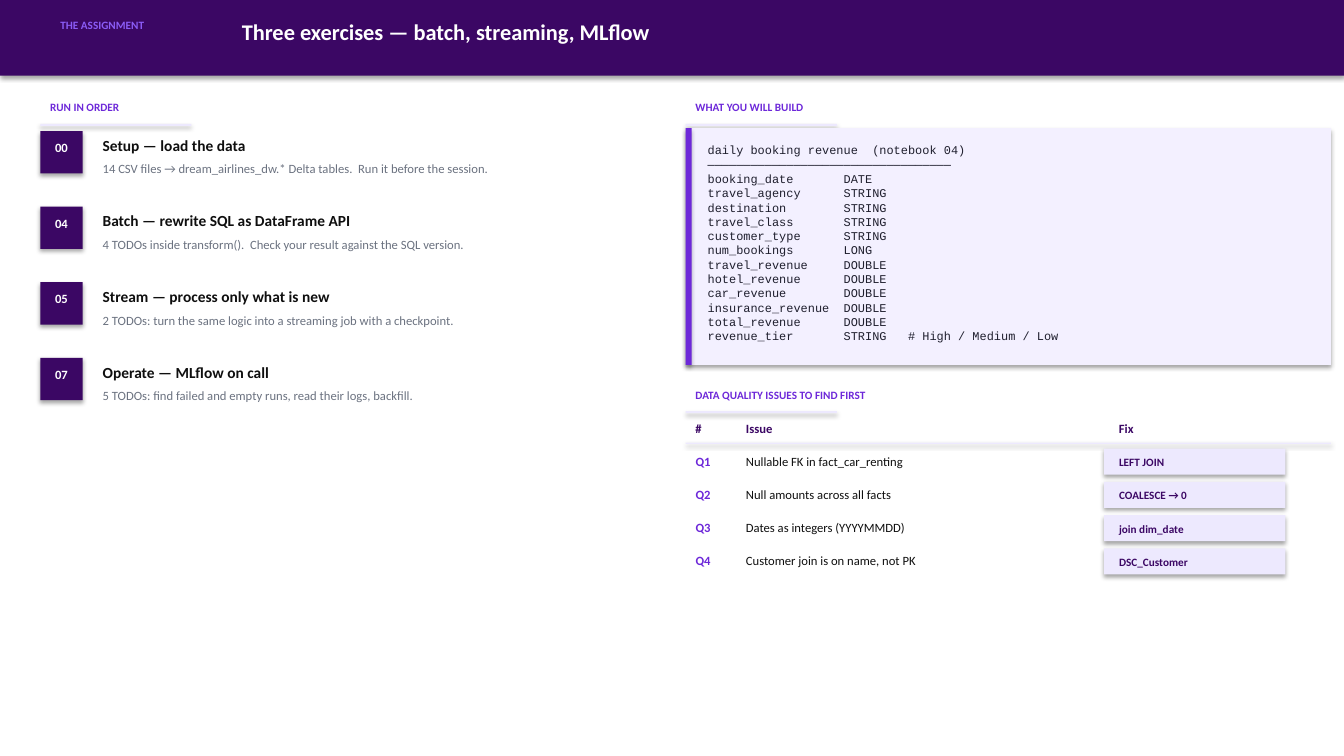
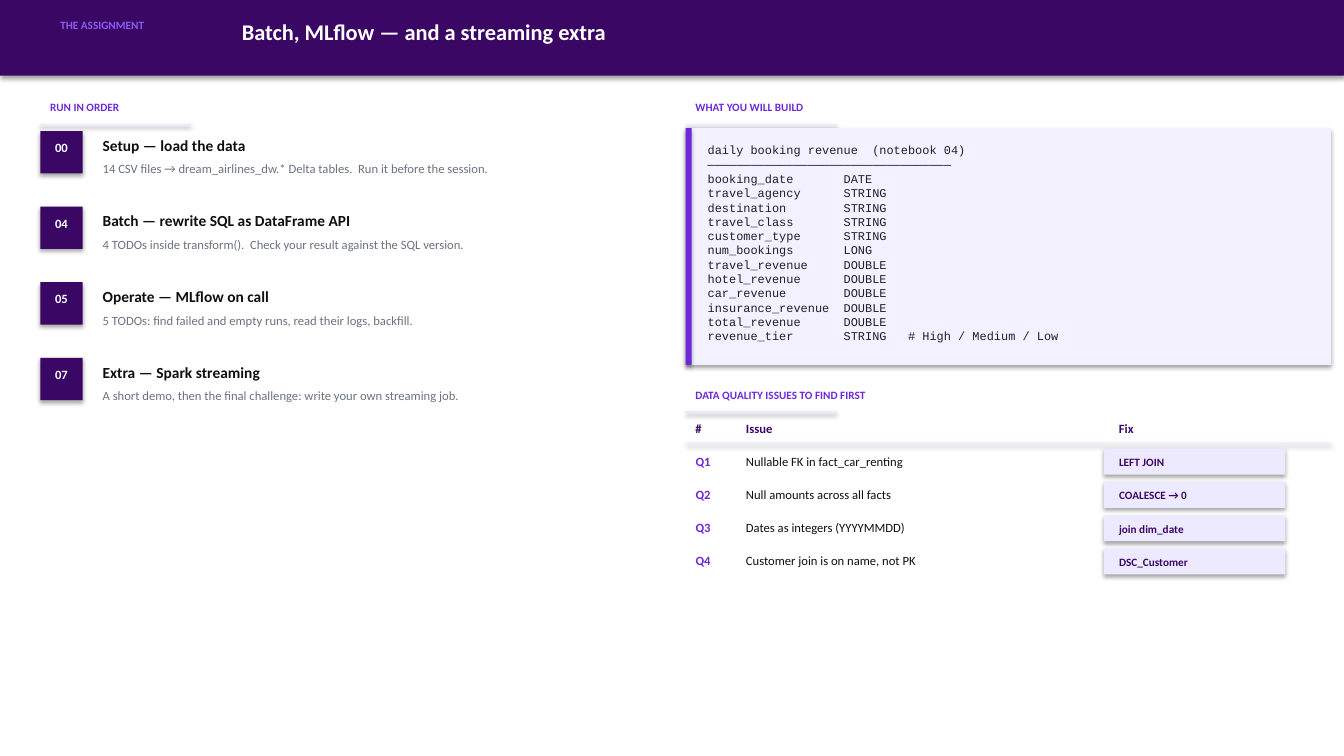
Before and after one commit to siwardean/pyspark_etl_boilerplate, a slide deck: slide 3 of training/slides.pptx. Drawn at 1344x756 pixels with LibreOffice and Linux fonts; fonts in the diff are those of the drawing. Boxes give left, top, right and bottom in pixels: in the first picture for what was removed or moved away, otherwise in the second. Text is boxed around its words. In the diff, an @@ line names an element or a change of style, - is before the commit and + after.

```diff
--- a/training/slides.pptx
+++ b/training/slides.pptx
@@ text at [242, 24, 605, 44]: text changed @@
-Three exercises — batch, streaming, MLflow
+Batch, MLflow — and a streaming extra
@@ text "Operate — MLflow on call": place and size @@
-text "Operate — MLflow on call" at [103, 367, 269, 381]
+text "Operate — MLflow on call" at [103, 291, 269, 305]
@@ text removed at [103, 291, 329, 305] @@
-Stream — process only what is new
@@ text "5 TODOs: find failed and ...": place and size @@
-text "5 TODOs: find failed and ..." at [103, 391, 412, 402]
+text "5 TODOs: find failed and ..." at [103, 316, 412, 327]
@@ text removed at [103, 316, 453, 327] @@
-2 TODOs: turn the same logic into a streaming job with a checkpoint.
@@ text added at [103, 367, 260, 381], 11 pt, text #0F0F0F, bold @@
+Extra — Spark streaming
@@ text added at [103, 391, 458, 402], 9 pt, text #6B7280 @@
+A short demo, then the final challenge: write your own streaming job.
```
Also in this commit, not shown: 3 other slides changed, 18 other files.
